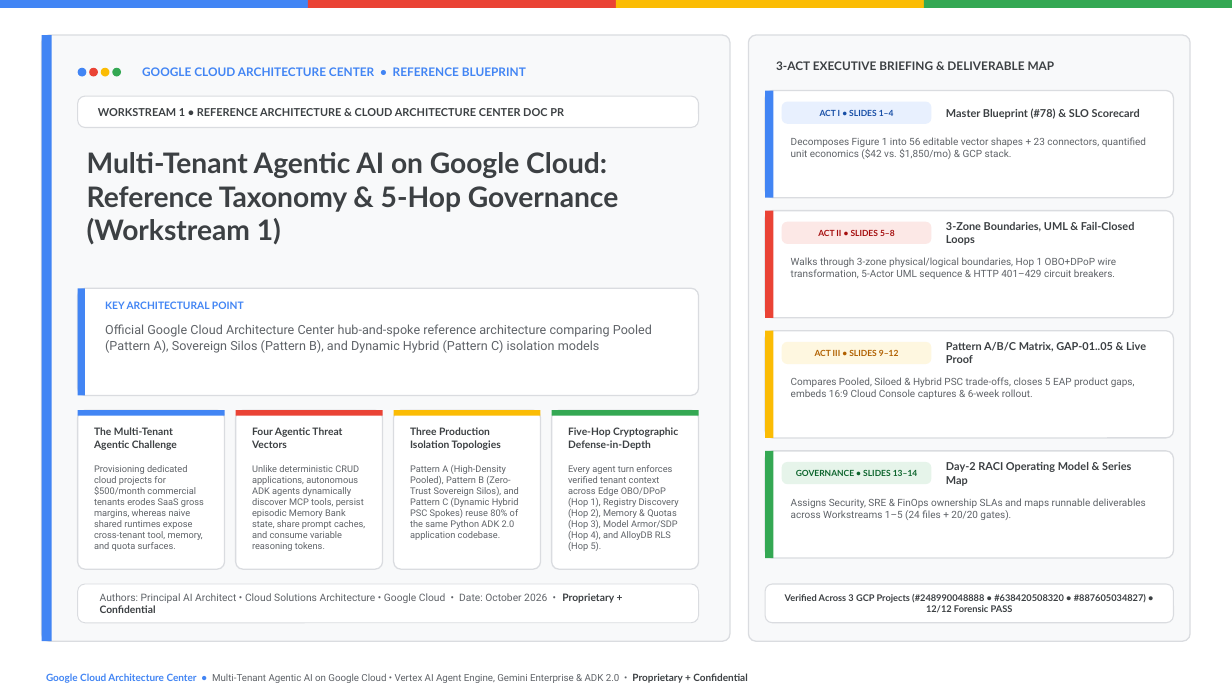
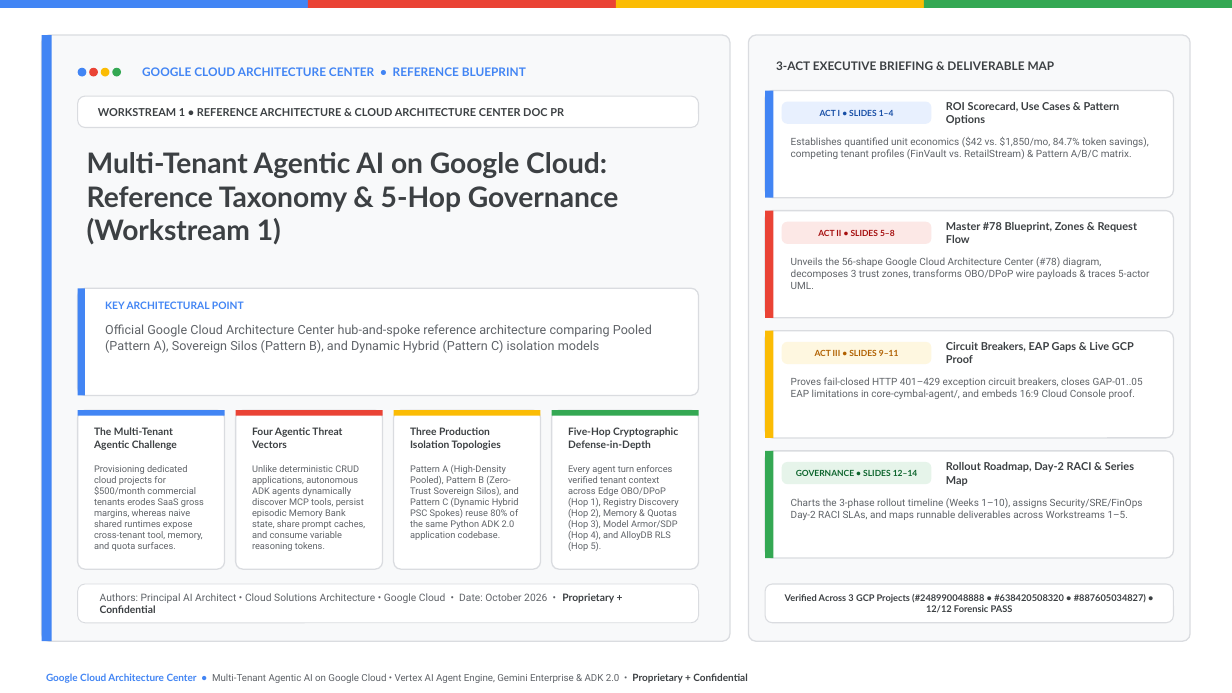
Before and after one commit to nitinaggarwal-12/blogs, a slide deck: slide 1 of slides/doc-mt-01-editable-slides.pptx. Drawn at 1232x693 pixels with LibreOffice and Linux fonts; fonts in the diff are those of the drawing. Boxes give left, top, right and bottom in pixels: in the first picture for what was removed or moved away, otherwise in the second. Text is boxed around its words. In the diff, an @@ line names an element or a change of style, - is before the commit and + after.

```diff
--- a/slides/doc-mt-01-editable-slides.pptx
+++ b/slides/doc-mt-01-editable-slides.pptx
@@ text at (946, 102, 1120, 125): text changed @@
-Master Blueprint (#78) & SLO Scorecard
+ROI Scorecard, Use Cases & Pattern Options
@@ text at (791, 137, 1149, 159): text changed @@
-Decomposes Figure 1 into 56 editable vector shapes + 23 connectors, quantified unit economics ($42 vs. $1,850/mo) & GCP stack.
+Establishes quantified unit economics ($42 vs. $1,850/mo, 84.7% token savings), competing tenant profiles (FinVault vs. RetailStream) & Pattern A/B/C matrix.
@@ text at (946, 222, 1138, 243): text changed @@
-3-Zone Boundaries, UML & Fail-Closed Loops
+Master #78 Blueprint, Zones & Request Flow
@@ text at (791, 257, 1149, 289): text changed @@
-Walks through 3-zone physical/logical boundaries, Hop 1 OBO+DPoP wire transformation, 5-Actor UML sequence & HTTP 401–429 circuit breakers.
+Unveils the 56-shape Google Cloud Architecture Center (#78) diagram, decomposes 3 trust zones, transforms OBO/DPoP wire payloads & traces 5-actor UML.
@@ text at (946, 342, 1134, 363): text changed @@
-Pattern A/B/C Matrix, GAP-01..05 & Live Proof
+Circuit Breakers, EAP Gaps & Live GCP Proof
@@ text at (791, 377, 1143, 399): text changed @@
-Compares Pooled, Siloed & Hybrid PSC trade-offs, closes 5 EAP product gaps, embeds 16:9 Cloud Console captures & 6-week rollout.
+Proves fail-closed HTTP 401–429 exception circuit breakers, closes GAP-01..05 EAP limitations in core-cymbal-agent/, and embeds 16:9 Cloud Console proof.
@@ text at (946, 462, 1134, 486): text changed @@
-Day-2 RACI Operating Model & Series Map
+Rollout Roadmap, Day-2 RACI & Series Map
@@ text at (791, 498, 1143, 520): text changed @@
-Assigns Security, SRE & FinOps ownership SLAs and maps runnable deliverables across Workstreams 1–5 (24 files + 20/20 gates).
+Charts the 3-phase rollout timeline (Weeks 1–10), assigns Security/SRE/FinOps Day-2 RACI SLAs, and maps runnable deliverables across Workstreams 1–5.
```
Also in this commit, not shown: 4 other slides changed, 18 other files.
